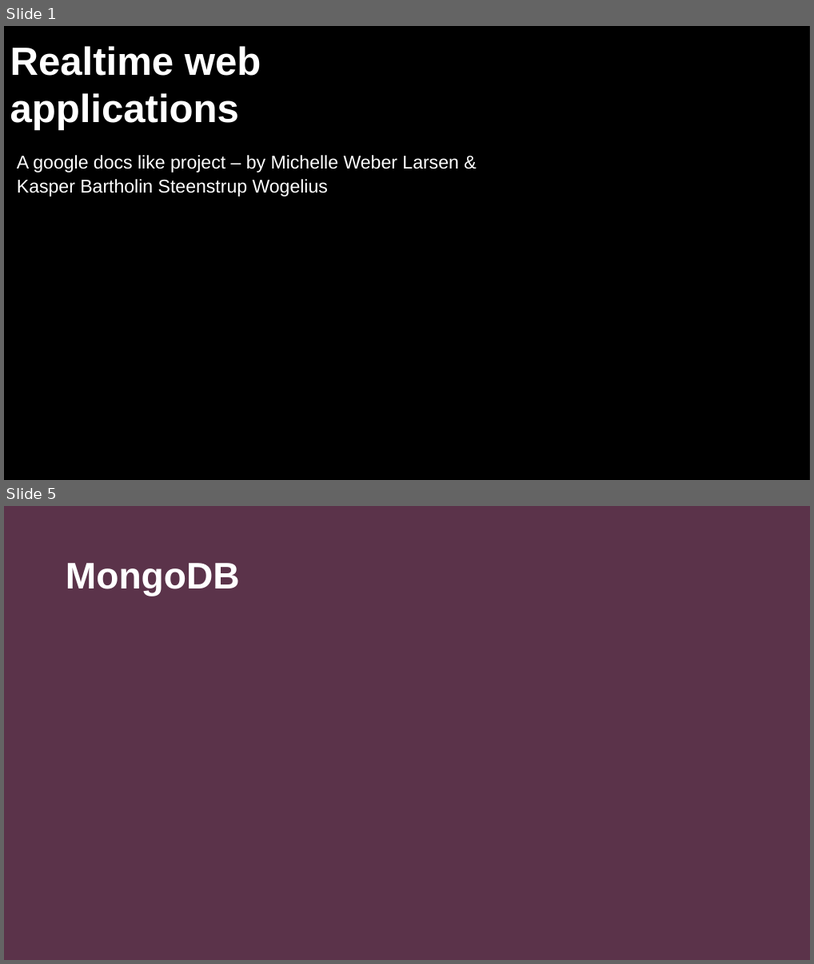
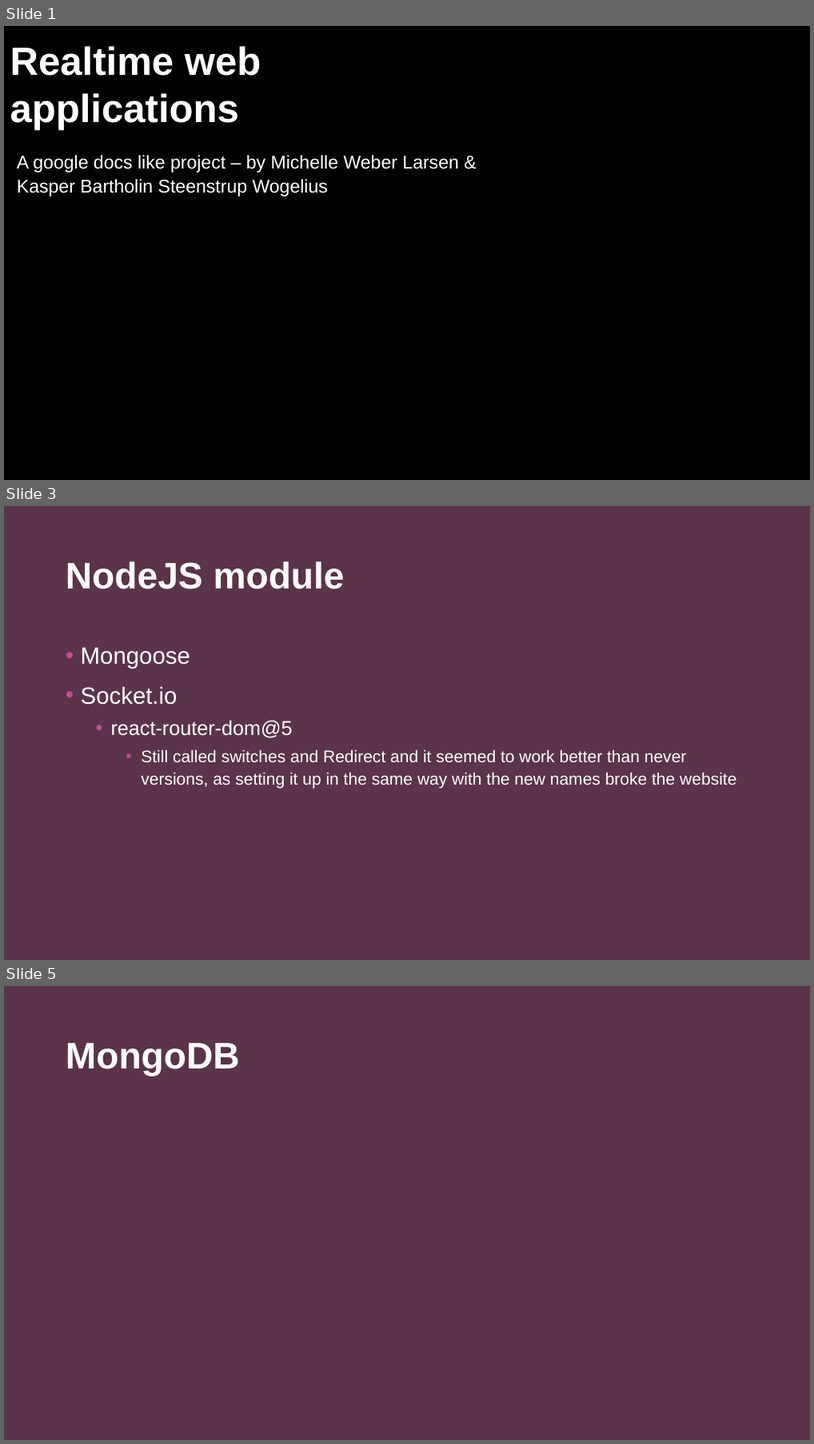
Before and after one commit to Wuggie88/webHenrik, a slide deck: Realtime web applications.pptx. Shown one above the other, each under a label of ours: slides 1 and 5 before the commit, slides 1, 3 and 5 after it; the slides between them are not shown. The pictures are 814x964 and 814x1444 pixels, drawn with LibreOffice and Linux fonts; fonts in the diff are those of the drawing; background and template pictures are left out; a plain dark background stands for a picture behind light text. Boxes give left, top, right and bottom in pixels: in the first picture for what was removed or moved away, otherwise in the second. Text is boxed around its words. In the diff, an @@ line names an element or a change of style, - is before the commit and + after.

```diff
--- a/Realtime web applications.pptx
+++ b/Realtime web applications.pptx
@@ slide 3 added at box(4, 506, 810, 960), background #FFFFFF; not listed: 1 template element that a slide beside it also shows @@
@@ title added at box(66, 561, 345, 589), 44 pt, text #FFFFFF, bold @@
+NodeJS module
@@ text added at box(81, 647, 737, 788), 20 pt, text #FFFFFF @@
+• Mongoose
+• Socket.io
+  • react-router-dom@5
+    • Still called switches and Redirect and it seemed to work better than never versions, as setting it up in the same way with the new names broke the website
```
Also in this commit, not shown: 2 other slides added, 3 slides removed.
